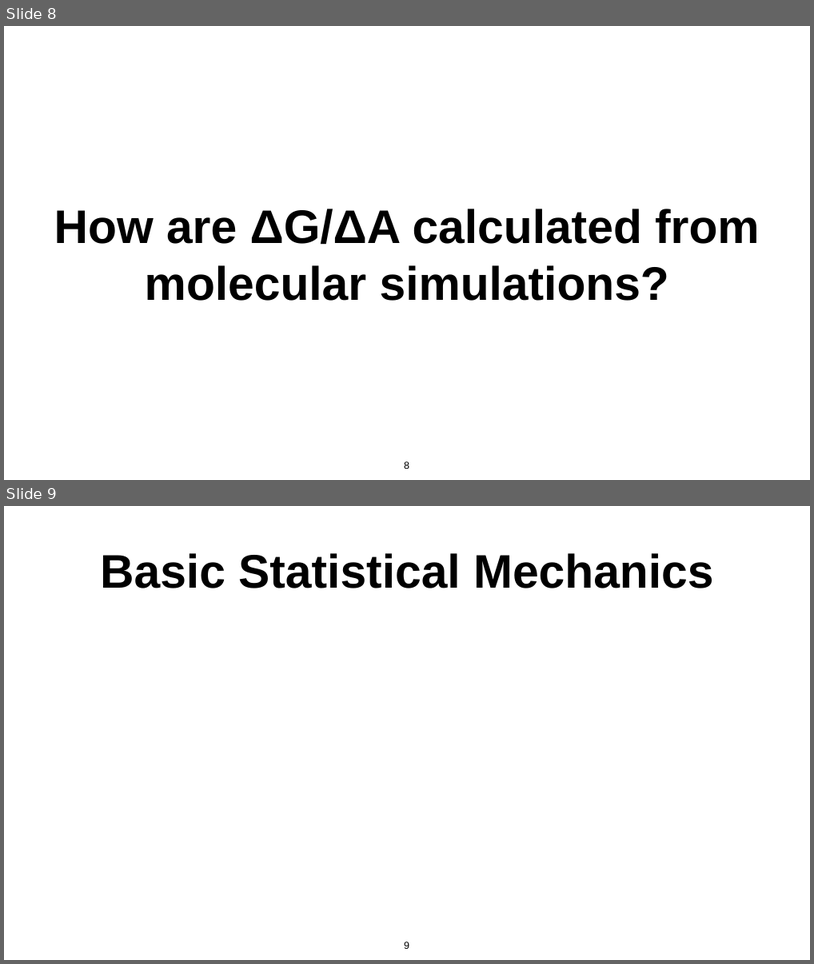
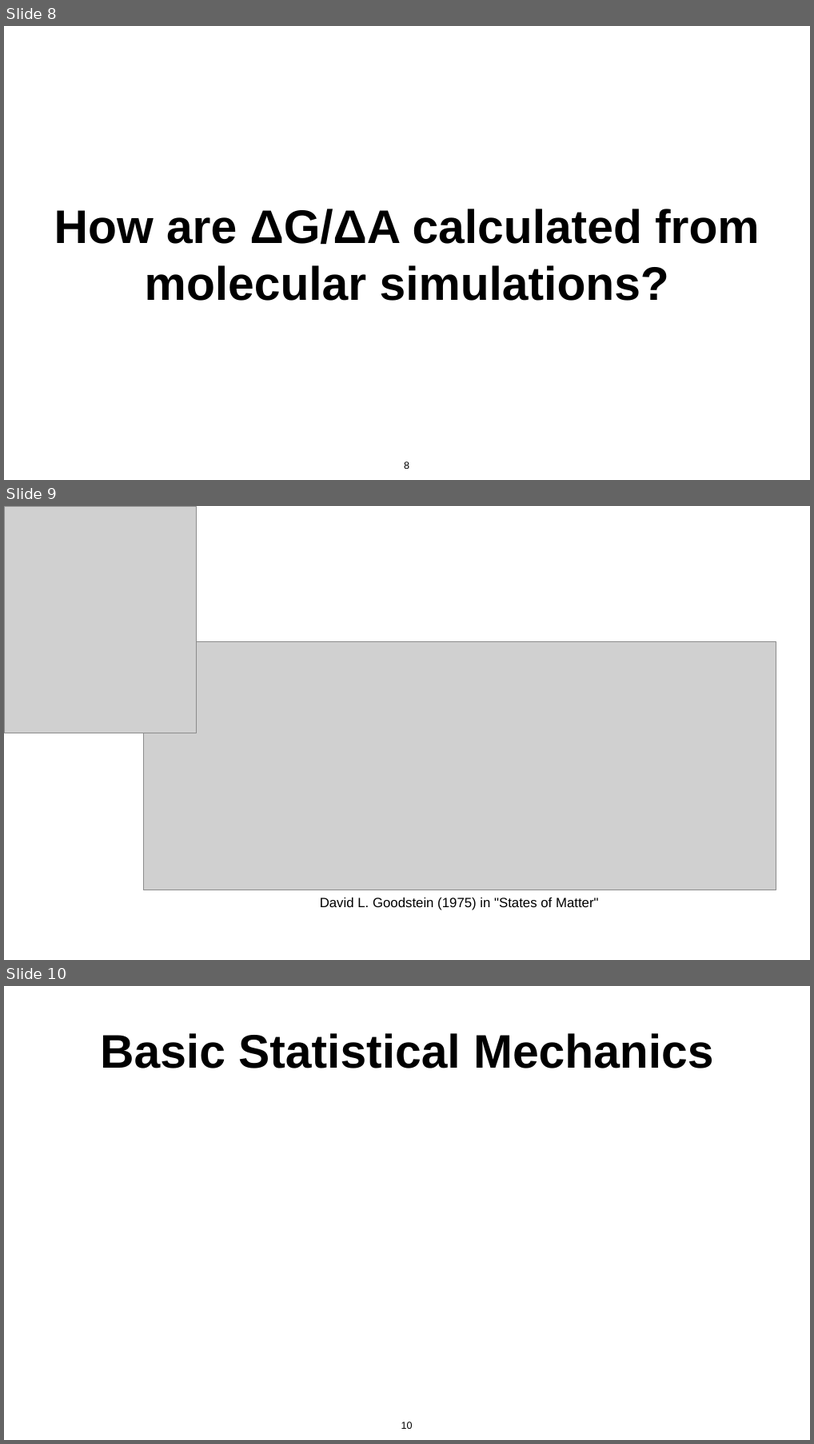
Before and after one commit to daveminh/Chem456-2026S, a slide deck: slides/0408-Free_Energy_Calculations.pptx. Shown one above the other, each under a label of ours: slides 8 and 9 before the commit, slides 8, 9 and 10 after it. The pictures are 814x964 and 814x1444 pixels, drawn with LibreOffice and Linux fonts; fonts in the diff are those of the drawing; grey boxes stand for pictures. Boxes give left, top, right and bottom in pixels: in the first picture for what was removed or moved away, otherwise in the second. Text is boxed around its words. In the diff, an @@ line names an element or a change of style, - is before the commit and + after.

```diff
--- a/slides/0408-Free_Energy_Calculations.pptx
+++ b/slides/0408-Free_Energy_Calculations.pptx
@@ slide 9 added at <box>4,506,810,960</box>, background #FFFFFF @@
@@ picture added at <box>4,506,196,732</box> @@
@@ picture added at <box>143,641,776,889</box> @@
@@ text added at <box>320,896,599,910</box>, 32 pt, text #000000 @@
+David L. Goodstein (1975) in "States of Matter"
@@ what was slide 9 is now slide 10 @@
@@ page number at <box>402,1421,413,1428</box>: text changed @@
-9
+10
```
Also in this commit, not shown: 1 slide changed, 1 other file.
